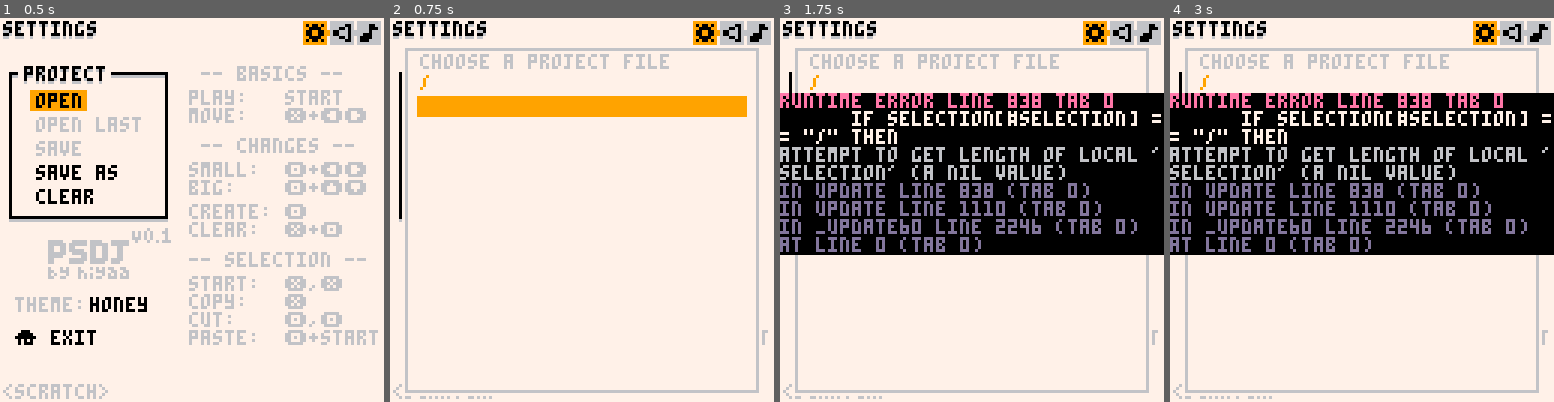
Above: before the commit, frames 1-4 (left to right).
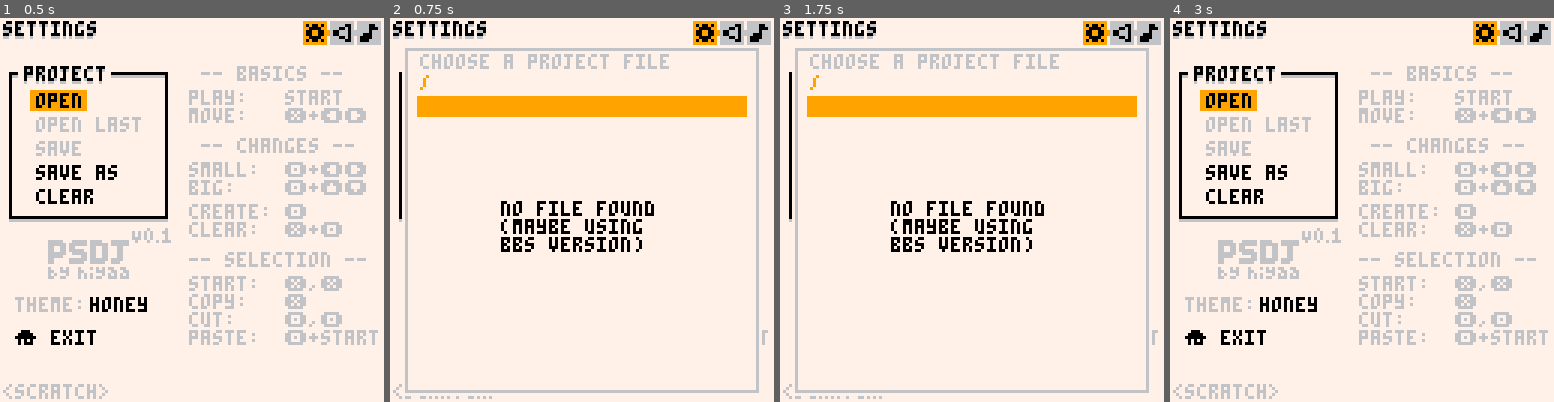
Above: after the commit, the same moments.

Repository: romainchapou/pico-sound-dj
Game: PICO-8 cartridge psdj.p8
Same seed, same stepped clock (60 frames per second), same inputs: the game is played once before the commit and once after it.
Inputs:
- Up to frame 1 (0.5 s): tap X (X key) at 0.33 s
- Up to frame 2 (0.75 s): tap O (Z key) at 0.7 s
- Up to frame 3 (1.75 s): tap X (X key) at 1.07 s; hold Right from 1.6 s (still down); tap O (Z key) at 1.7 s
- Up to frame 4 (3 s): tap X (X key) at 1.85, 2.97 s; release Right at 2.1 s; tap O (Z key) at 2.1, 2.5, 2.9 s; hold Up 2.15-2.42 s; hold Right from 2.47 s (still down)

Frame 1 is identical in both runs. In frame 2, 1.9% of the frame differs, in the area x 28-69%, y 47-61%; in frame 3, 39%; in frame 4, 48%, in the area x 0-100%, y 7-99%.
Error before the commit: runtime error line 838 tab 0; if selection[#selection] == "/" then; attempt to get length of local 'selection' (a nil value)

Commit message:
Adjust file chooser for no file/bbs version

Diff:
--- a/file_chooser.lua
+++ b/file_chooser.lua
@@ -43,7 +43,7 @@
     if btnp(1) or btnp_once(4) then
       local selection = dir_files[cur_line]
 
-      if selection == ".." then
+      if not selection or selection == ".." then
         move_back(_ENV)
         return
       end
@@ -131,5 +131,10 @@
         print(f, 10, i*6+21, 0)
       end
     end
+
+    if cur_dir == "/" and #dir_files == 0 then
+      print("no file found\n(maybe using\nbbs version)", 37, 61, 0)
+    end
+
   end
 }
--- a/main.lua
+++ b/main.lua
@@ -11,12 +11,6 @@
   CHANNEL_X_OFFSET = 16
 
   T = 0 -- test variable
-
-  show_debug_perfs = false
-
-  menuitem(1, "debug perfs", function()
-    show_debug_perfs = not show_debug_perfs
-  end)
 
   current_pane_i = 1
 
@@ -108,10 +102,4 @@
   message_panel:draw()
 
   debug:draw()
-
-  if show_debug_perfs then
-    rectfill(0, 113, 28, 128, 0)
-    print(stat(7), 1, 114, 11)      -- fps
-    print(stat(1)*100, 1, 121, 11)  -- cpu
-  end
 end
